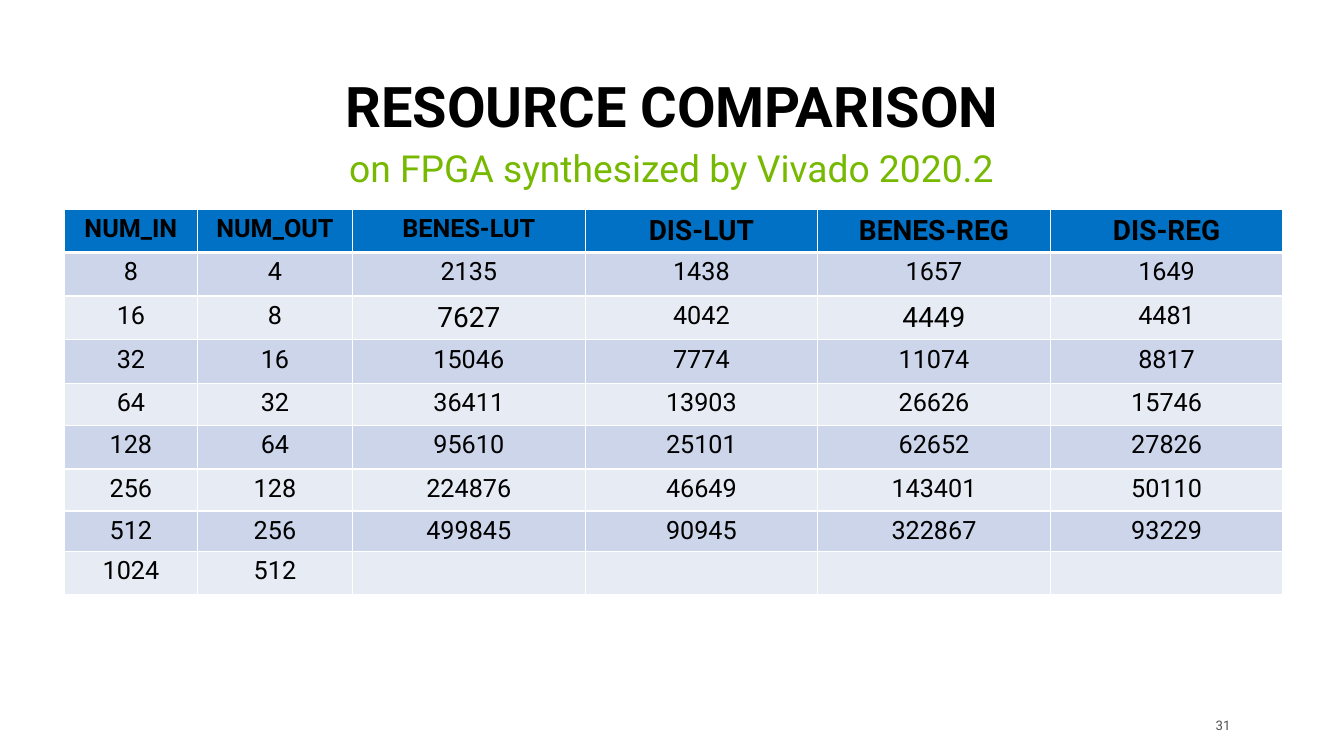
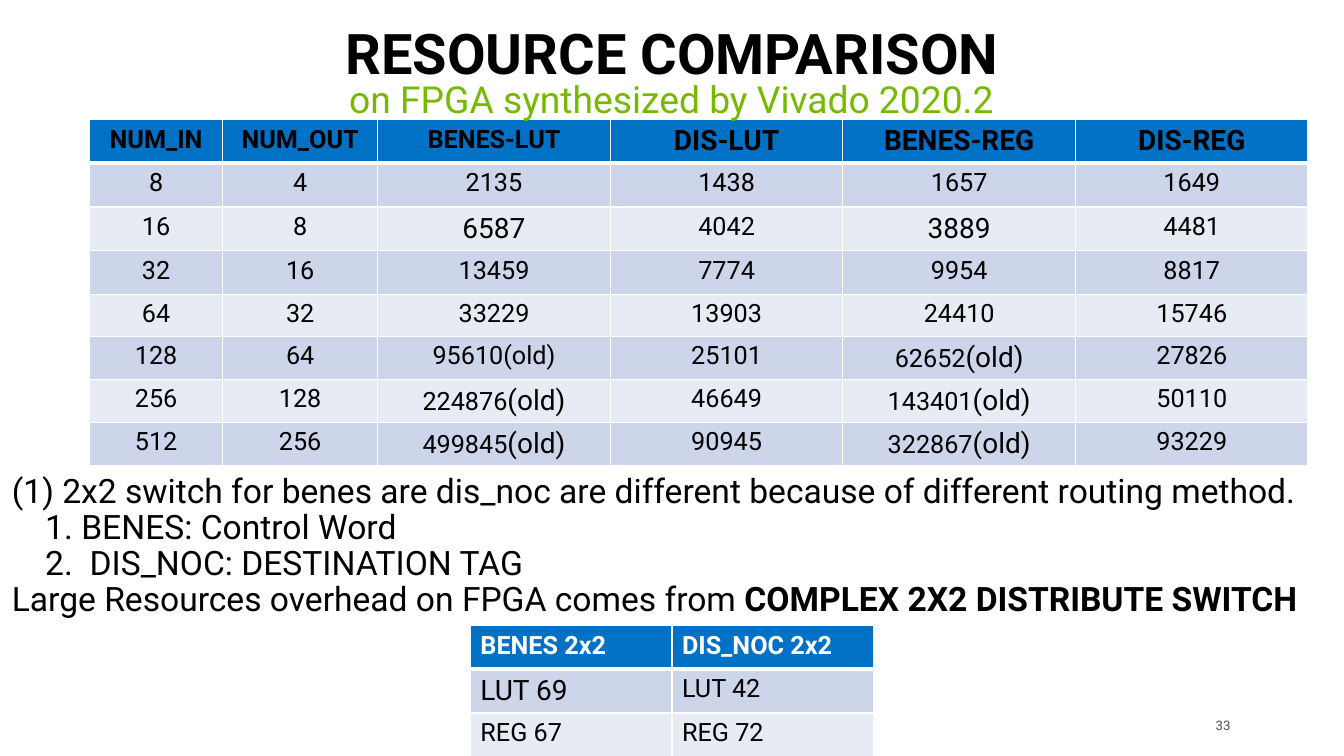
Before and after one commit to georgia-tech-synergy-lab/AcceleratorNoC, a slide deck: slide 33 of microswitch.pptx (slide 31 before the commit). Drawn at 1344x756 pixels with LibreOffice and Linux fonts; fonts in the diff are those of the drawing. Boxes give left, top, right and bottom in pixels: in the first picture for what was removed or moved away, otherwise in the second. Text is boxed around its words. In the diff, an @@ line names an element or a change of style, - is before the commit and + after.

```diff
--- a/microswitch.pptx
+++ b/microswitch.pptx
@@ title "RESOURCE COMPARISON" rewrapped from bbox=[346, 86, 998, 128] to bbox=[346, 33, 998, 88] @@
@@ text "on FPGA synthesized by Vivado ...": place and size @@
-text "on FPGA synthesized by Vivado ..." at bbox=[349, 154, 993, 190]
+text "on FPGA synthesized by Vivado ..." at bbox=[349, 85, 993, 123]
@@ table at bbox=[90, 120, 1310, 557] @@
-row 3: 16 | 8 | 7627 | 4042 | 4449 | 4481
-row 4: 32 | 16 | 15046 | 7774 | 11074 | 8817
-row 5: 64 | 32 | 36411 | 13903 | 26626 | 15746
-row 6: 128 | 64 | 95610 | 25101 | 62652 | 27826
-row 7: 256 | 128 | 224876 | 46649 | 143401 | 50110
-row 8: 512 | 256 | 499845 | 90945 | 322867 | 93229
-row 9: 1024 | 512 |  |  |  | 
+row 3: 16 | 8 | 6587 | 4042 | 3889 | 4481
+row 4: 32 | 16 | 13459 | 7774 | 9954 | 8817
+row 5: 64 | 32 | 33229 | 13903 | 24410 | 15746
+row 6: 128 | 64 | 95610(old) | 25101 | 62652(old) | 27826
+row 7: 256 | 128 | 224876(old) | 46649 | 143401(old) | 50110
+row 8: 512 | 256 | 499845(old) | 90945 | 322867(old) | 93229
@@ table: place and size @@
-table at bbox=[65, 210, 1285, 646]
+table at bbox=[90, 120, 1310, 557]
@@ text added at bbox=[12, 476, 1297, 618], 24 pt, text #000000 @@
+(1) 2x2 switch for benes are dis_noc are different because of different routing method.
+1. BENES: Control Word
+2. DIS_NOC: DESTINATION TAG
+Large Resources overhead on FPGA comes from COMPLEX 2X2 DISTRIBUTE SWITCH
@@ table added at bbox=[471, 626, 874, 756], 3 rows, 2 columns @@
+BENES 2x2 | DIS_NOC 2x2
+LUT 69 | LUT 42
+REG 67 | REG 72
@@ page number at bbox=[1216, 720, 1231, 730]: text changed @@
-31
+33
```
Also in this commit, not shown: 1 other slide changed, 1 slide added, 1 slide removed.
